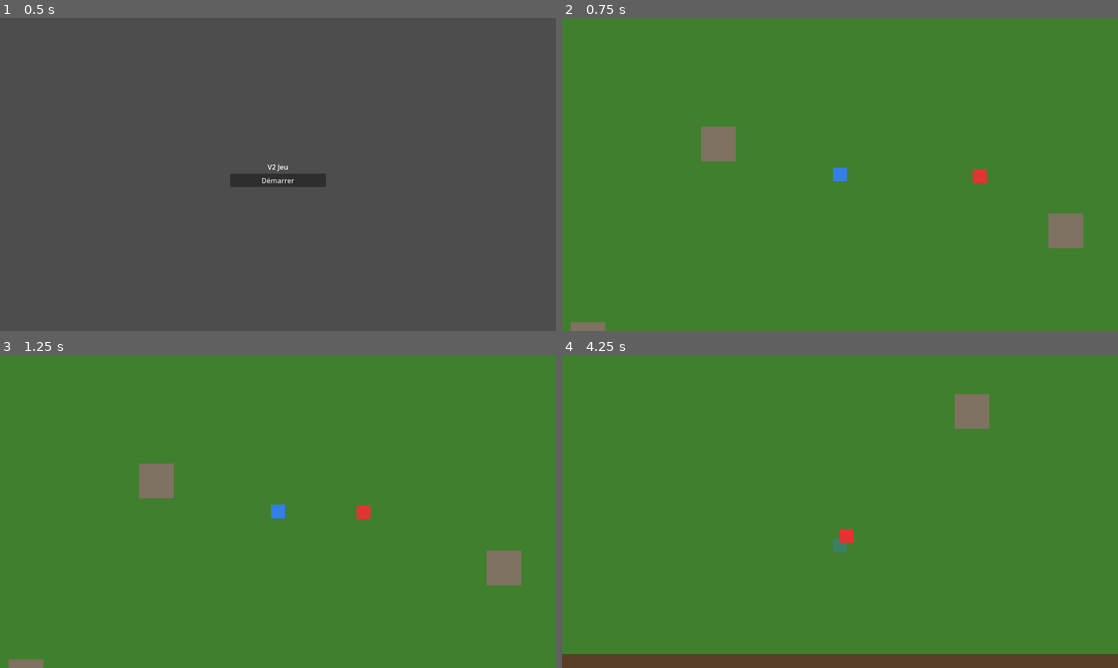
Above: before the commit, frames 1-4 (two rows, left to right).
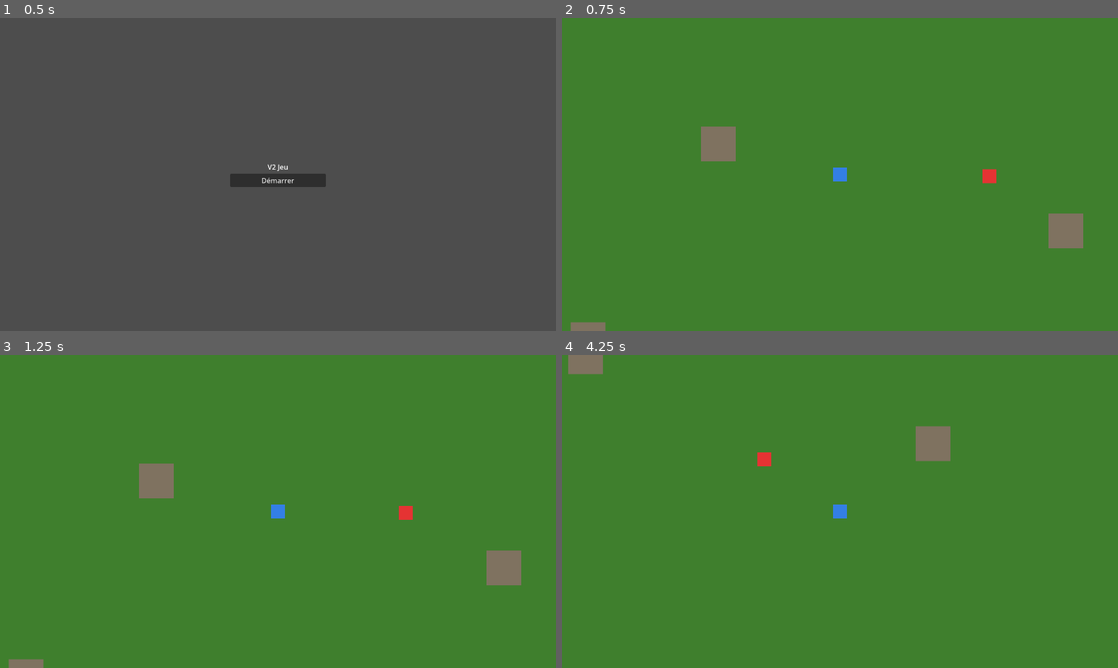
Above: after the commit, the same moments.

Repository: zwentty/v-2-jeu
Game: Godot game, scene res://scenes/menus/menu.tscn
Two runs of this game, one before a commit and one after it. Both use one fixed random seed, a clock stepped at 60 frames per second and the inputs below.
Inputs:
- Up to frame 1 (0.5 s): no input
- Up to frame 2 (0.75 s): click "Démarrer" at 0.5 s
- Up to frame 3 (1.25 s): no input
- Up to frame 4 (4.25 s): hold D 1.28-2.03 s; hold Q 1.28-2.03 s; hold S 2.03-2.78 s; tap Z at 2.1, 3.6 s; hold Q 2.78-3.53 s; hold D from 2.78 s (still down)

Frame 1 is identical in both runs. In frame 2, 0.2% of the frame differs, in the area x 73-79%, y 48-53%; in frame 3, 0.2%; in frame 4, 6.7%, in the area x 0-100%, y 0-100%.

Commit message:
pathfiding update
Co-authored-by: Copilot <copilot@github.com>

Diff:
--- a/scenes/enemy/enemy.gd
+++ b/scenes/enemy/enemy.gd
@@ -6,12 +6,15 @@
 # L'ennemi hérite de CharacterBody2D pour avoir accès à la physique et collisions
 extends CharacterBody2D
 
+# Référence au NavigationAgent2D
+@onready var nav_agent: NavigationAgent2D = $NavigationAgent2D
+
 # -----------------------------------------------------------------------------
 # CONSTANTES
 # =============================================================================
 
 # Vitesse de déplacement de l'ennemi en pixels par seconde
-const SPEED = 250.0
+const SPEED = 400.0
 
 # Dégâts infligés au joueur au contact
 const DAMAGE_AMOUNT = 1
@@ -29,6 +32,8 @@
 # Référence au joueur (trouvée automatiquement)
 var player: Node2D = null
 
+
+
 # Coodown pour les dégâts (évite que l'ennemi inflige des dégâts trop souvent)
 var damage_cooldown_timer: float = 0.0
 
@@ -43,10 +48,10 @@
 	# On connecte le signal de l'Area2D pour détecter les contacts
 	$HitArea.body_entered.connect(_on_hit_area_body_entered)
 
-	# On règle le NavigationAgent2D pour un meilleur suivi
-	$NavigationAgent2D.path_desired_distance = 15.0
-	$NavigationAgent2D.target_desired_distance = 15.0
-	$NavigationAgent2D.avoidance_enabled = true
+	# On configure et connecte le NavigationAgent2D
+	nav_agent.path_desired_distance = 15.0
+	nav_agent.target_desired_distance = 15.0
+	nav_agent.velocity_computed.connect(_on_velocity_computed)
 
 # =============================================================================
 # _physics_process(delta)
@@ -59,9 +64,6 @@
 	else:
 		# Sinon, l'ennemi ne se déplace pas
 		velocity = Vector2.ZERO
-
-	# On applique la vélocité et on gère les collisions
-	move_and_slide()
 
 	# On diminue le coodown des dégâts
 	if damage_cooldown_timer > 0.0:
@@ -76,20 +78,29 @@
 		return
 
 	# On met à jour la cible du NavigationAgent2D chaque frame pour suivre le joueur
-	$NavigationAgent2D.target_position = player.global_position
+	nav_agent.target_position = player.global_position
 
 	# On récupère la prochaine position sur le chemin
-	if not $NavigationAgent2D.is_navigation_finished():
-		var next_position = $NavigationAgent2D.get_next_path_position()
+	if not nav_agent.is_navigation_finished():
+		var next_position = nav_agent.get_next_path_position()
 
 		# Calcul de la direction vers ce point du chemin
 		var direction = (next_position - global_position).normalized()
 
-		# On assigne la vélocité
+		# On assigne la vélocité et on laisse NavigationAgent2D gérer l'avoidance
 		velocity = direction * SPEED
+		nav_agent.set_velocity(velocity)
 	else:
 		# Si on a atteint la cible, on s'arrête
 		velocity = Vector2.ZERO
+
+# =============================================================================
+# _on_velocity_computed(safe_velocity)
+# Signal émis par NavigationAgent2D après calcul de l'avoidance
+# =============================================================================
+func _on_velocity_computed(safe_velocity: Vector2) -> void:
+	velocity = safe_velocity
+	move_and_slide()
 
 # =============================================================================
 # _on_hit_area_body_entered(body)
--- a/scenes/enemy/enemy.tscn
+++ b/scenes/enemy/enemy.tscn
@@ -8,19 +8,22 @@
 [sub_resource type="CircleShape2D" id="2"]
 radius = 16.0
 
-[node name="Enemy" type="CharacterBody2D"]
+[node name="Enemy" type="CharacterBody2D" unique_id=539699614]
 script = ExtResource("1")
 
-[node name="Visual" type="Polygon2D" parent="."]
+[node name="Visual" type="Polygon2D" parent="." unique_id=788480870]
 color = Color(0.9, 0.2, 0.2, 1)
 polygon = PackedVector2Array(-16, -16, 16, -16, 16, 16, -16, 16)
 
-[node name="CollisionShape2D" type="CollisionShape2D" parent="."]
+[node name="CollisionShape2D" type="CollisionShape2D" parent="." unique_id=619149809]
 shape = SubResource("1")
 
-[node name="HitArea" type="Area2D" parent="."]
+[node name="HitArea" type="Area2D" parent="." unique_id=522465434]
 
-[node name="CollisionShape2D" type="CollisionShape2D" parent="HitArea"]
+[node name="CollisionShape2D" type="CollisionShape2D" parent="HitArea" unique_id=1594787813]
 shape = SubResource("2")
 
-[node name="NavigationAgent2D" type="NavigationAgent2D" parent="."]
+[node name="NavigationAgent2D" type="NavigationAgent2D" parent="." unique_id=1784412030]
+path_desired_distance = 15.0
+target_desired_distance = 15.0
+avoidance_enabled = true
Not shown: 1 places in scenes/enemy/enemy.tscn that only renumber resources
